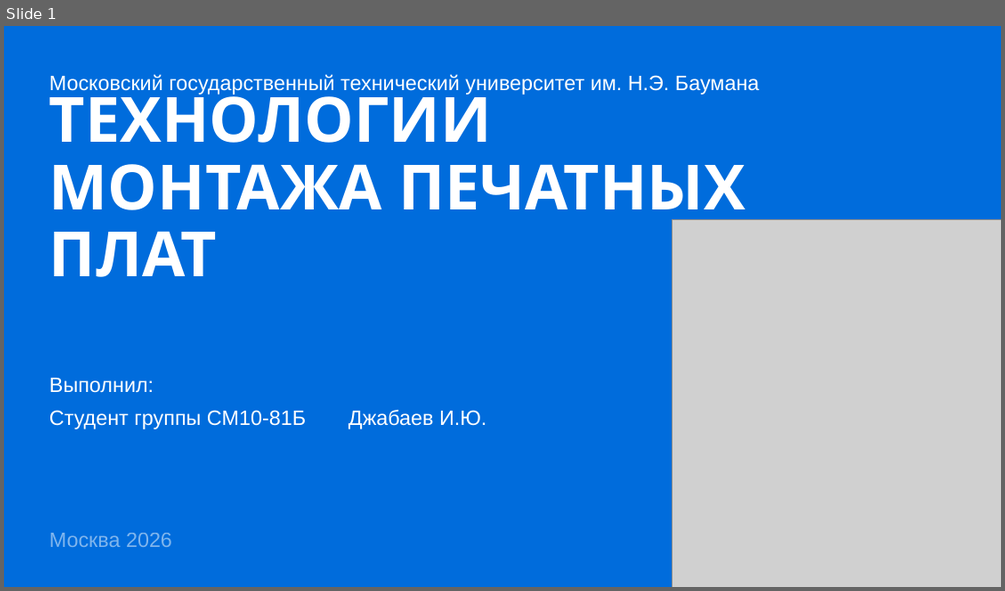
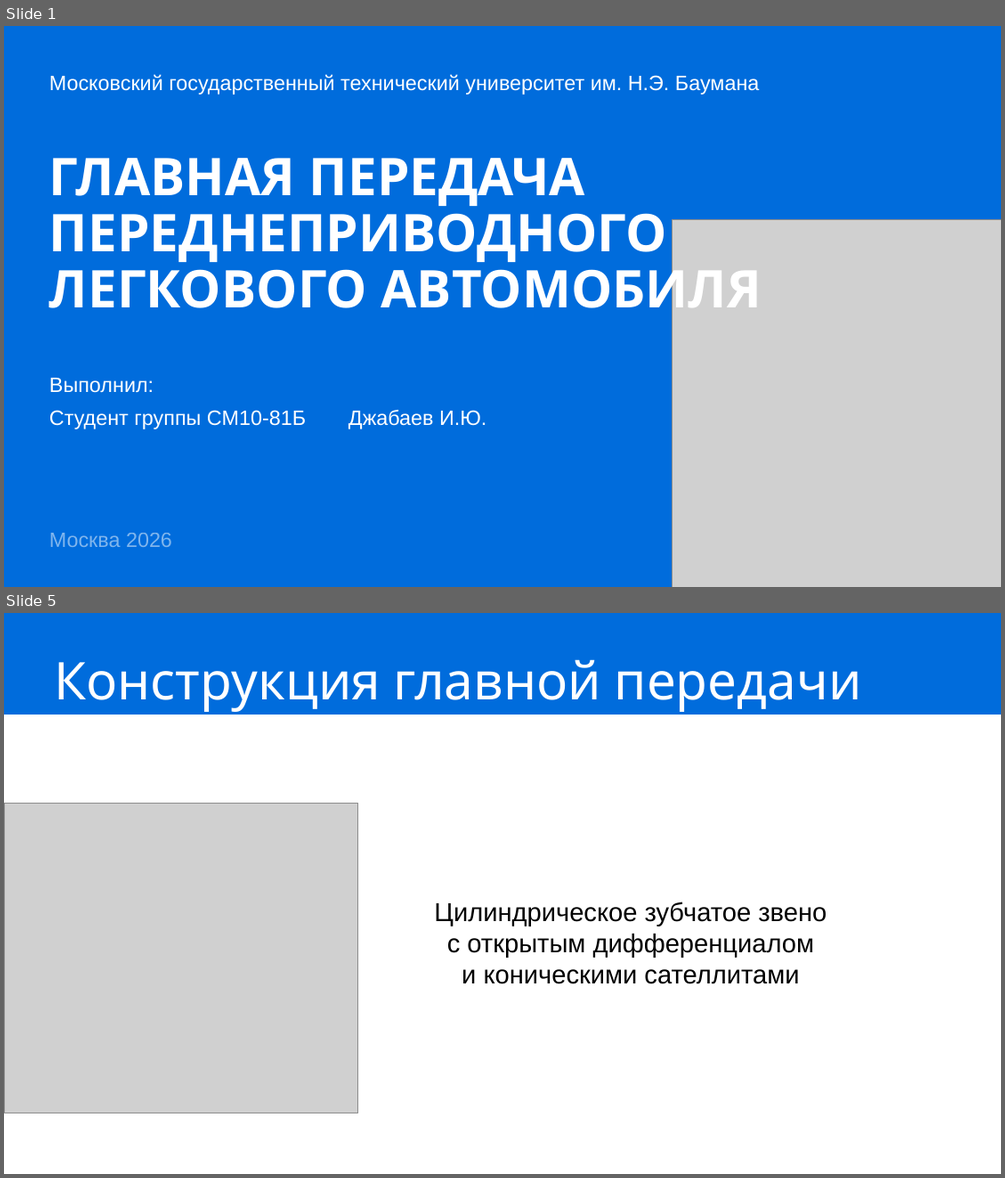
Before and after one commit to IbrahimDzheby/Diplom, a slide deck: МРиПЭ/Защита.pptx. Shown one above the other, each under a label of ours: slide 1 before the commit, slides 1 and 5 after it; the slides between them are not shown. The pictures are 1005x591 and 1005x1178 pixels, drawn with LibreOffice and Linux fonts; fonts in the diff are those of the drawing; grey boxes stand for pictures. Boxes give left, top, right and bottom in pixels: in the first picture for what was removed or moved away, otherwise in the second. Text is boxed around its words. In the diff, an @@ line names an element or a change of style, - is before the commit and + after.

```diff
--- a/МРиПЭ/Защита.pptx
+++ b/МРиПЭ/Защита.pptx
@@ slide 5 added at (4,613,1001,1174), background #FFFFFF @@
@@ rectangle added at (4,613,1001,714), fill #006CDC @@
@@ title added at (54,659,862,712), 50 pt, text #FFFFFF @@
+Конструкция главной передачи
@@ picture added at (4,803,357,1112) @@
@@ text added at (434,901,826,984), 25 pt, text #000000 @@
+Цилиндрическое зубчатое звено
+с открытым дифференциалом
+и коническими сателлитами
@@ slide 1 changed as well @@
@@ title at (49,158,761,321): text changed; size 60 to 50 pt @@
-ТЕХНОЛОГИИ МОНТАЖА ПЕЧАТНЫХ ПЛАТ
+ГЛАВНАЯ ПЕРЕДАЧА
+ПЕРЕДНЕПРИВОДНОГО
+ЛЕГКОВОГО АВТОМОБИЛЯ
```
Also in this commit, not shown: 9 other slides added, 10 slides removed, 3 other files.
